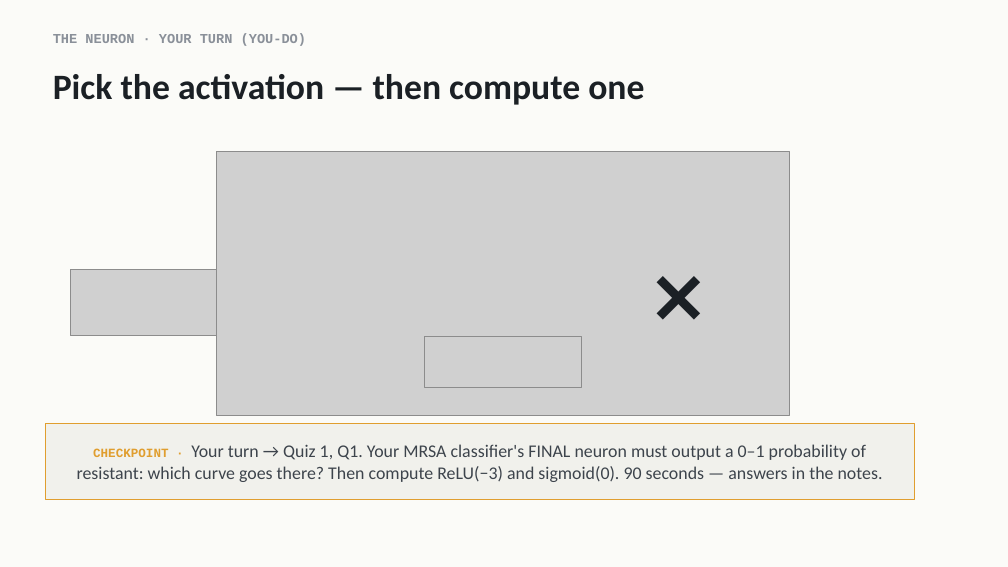
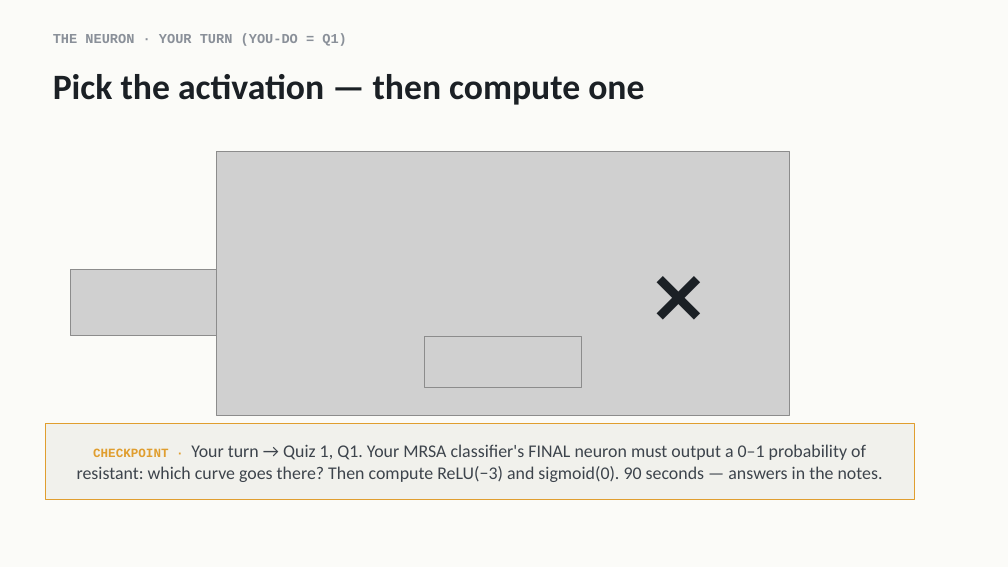
Before and after one commit to indigobio/msacl_dl_course, a slide deck: slide 14 of slides/pptx/lecture01_intro.pptx. Drawn at 1008x567 pixels with LibreOffice and Linux fonts; fonts in the diff are those of the drawing; grey boxes stand for pictures. Boxes give left, top, right and bottom in pixels: in the first picture for what was removed or moved away, otherwise in the second. Text is boxed around its words. In the diff, an @@ line names an element or a change of style, - is before the commit and + after.

```diff
--- a/slides/pptx/lecture01_intro.pptx
+++ b/slides/pptx/lecture01_intro.pptx
@@ text at (53,33,347,46): text changed @@
-THE NEURON · YOUR TURN (YOU-DO)
+THE NEURON · YOUR TURN (YOU-DO = Q1)
```
Also in this commit, not shown: 1 other slide changed, 5 other files.
